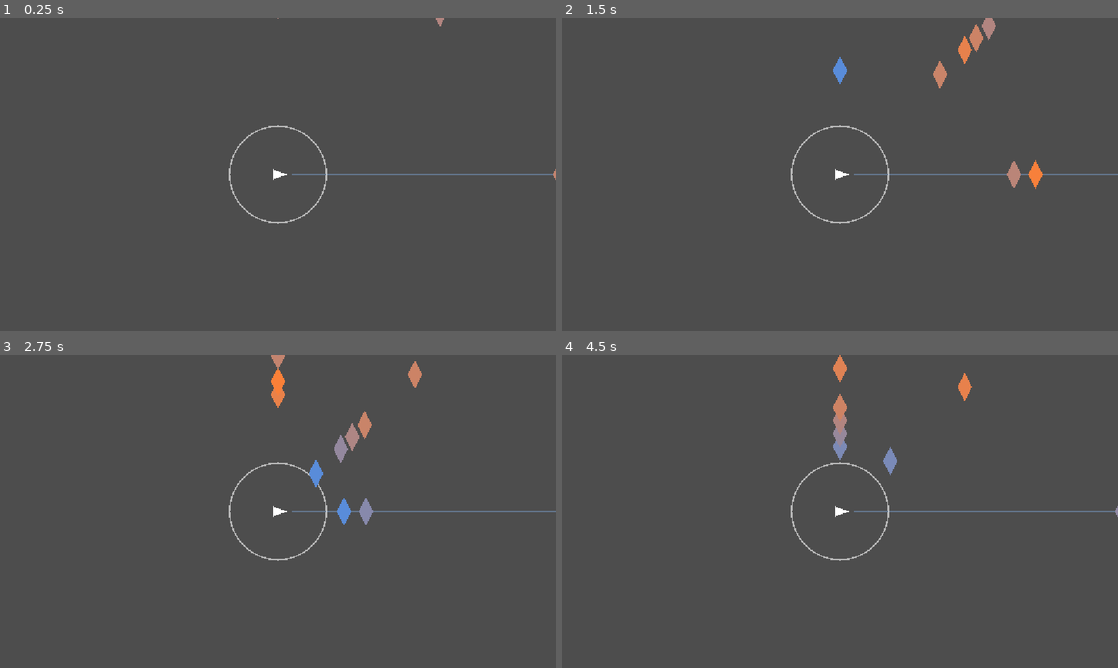
Above: before the commit, frames 1-4 (two rows, left to right).
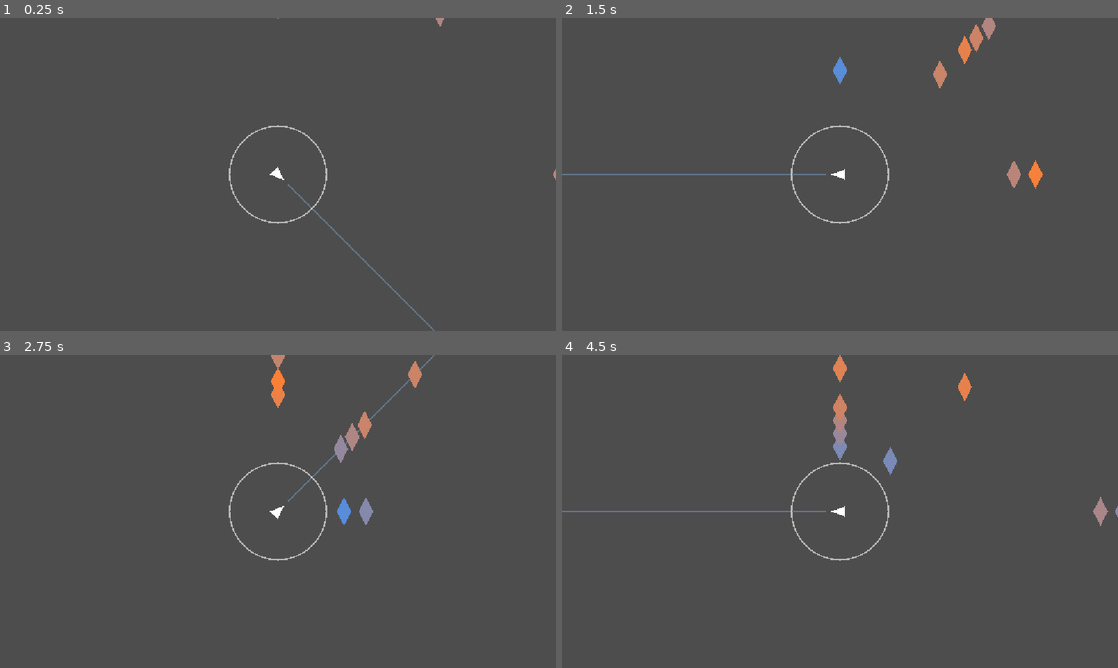
Above: after the commit, the same moments.

Repository: dreik123/MusicBullet
Game: Godot game, scene res://main.tscn
Two runs of this game, one before a commit and one after it. Both use one fixed random seed, a clock stepped at 60 frames per second and the inputs below.
Inputs (mouse positions are in pixels of both pictures, inside the frame that each line leads up to):
- Up to frame 1 (0.25 s): no input
- Up to frame 2 (1.5 s): move the mouse to (962, 158) at 0.52 s; press the mouse at (962, 158) at 0.53 s; move the mouse to (728, 190) at 1.27 s; release the mouse at (728, 190) at 1.28 s; click (728, 190) at 1.35 s
- Up to frame 3 (2.75 s): move the mouse to (333, 442) at 2.02 s; press the mouse at (333, 442) at 2.03 s
- Up to frame 4 (4.5 s): move the mouse to (812, 574) at 2.77 s; release the mouse at (812, 574) at 2.78 s; click (812, 574) at 2.85 s; move the mouse to (1006, 558) at 3.52 s; press the mouse at (1006, 558) at 3.53 s; move the mouse to (673, 464) at 4.27 s; release the mouse at (673, 464) at 4.28 s; click (673, 464) at 4.35 s

The runs differ from the first frame. In frame 1, 0.4% of the frame differs, in the area x 48-100%, y 47-100%; in frame 2, 0.4%; in frame 3, 0.5%; in frame 4, 0.6%, in the area x 0-100%, y 45-55%.

Commit message:
Gameplay adjustments Part 3: fixed mistakes

Diff:
--- a/main.gd
+++ b/main.gd
@@ -118,7 +118,9 @@
 	return lane * lane_size
 
 func _snap_angle_to_lane_rad(angle_rad: float) -> float:
-	return deg_to_rad(_snap_angle_to_lane(deg_to_rad(angle_rad)))
+	var angle_deg = rad_to_deg(angle_rad)
+	var snapped_deg = _snap_angle_to_lane(angle_deg)
+	return deg_to_rad(snapped_deg)
 
 func _get_lane_angle_for_pitch(pitch):
 	var range_size = max(_max_pitch - _min_pitch, 1)
--- a/player.gd
+++ b/player.gd
@@ -33,7 +33,6 @@
 	var mouse_pos = get_global_mouse_position()
 	var mouse_dir = mouse_pos - global_position
 	var mouse_angle_rad = mouse_dir.angle()
-	var mouse_angle_deg = deg_to_rad(mouse_angle_rad)
 	var snapped_angle_rad = get_tree().current_scene._snap_angle_to_lane_rad(mouse_angle_rad)
 	set_global_rotation(snapped_angle_rad)
 	update_aim_line()
